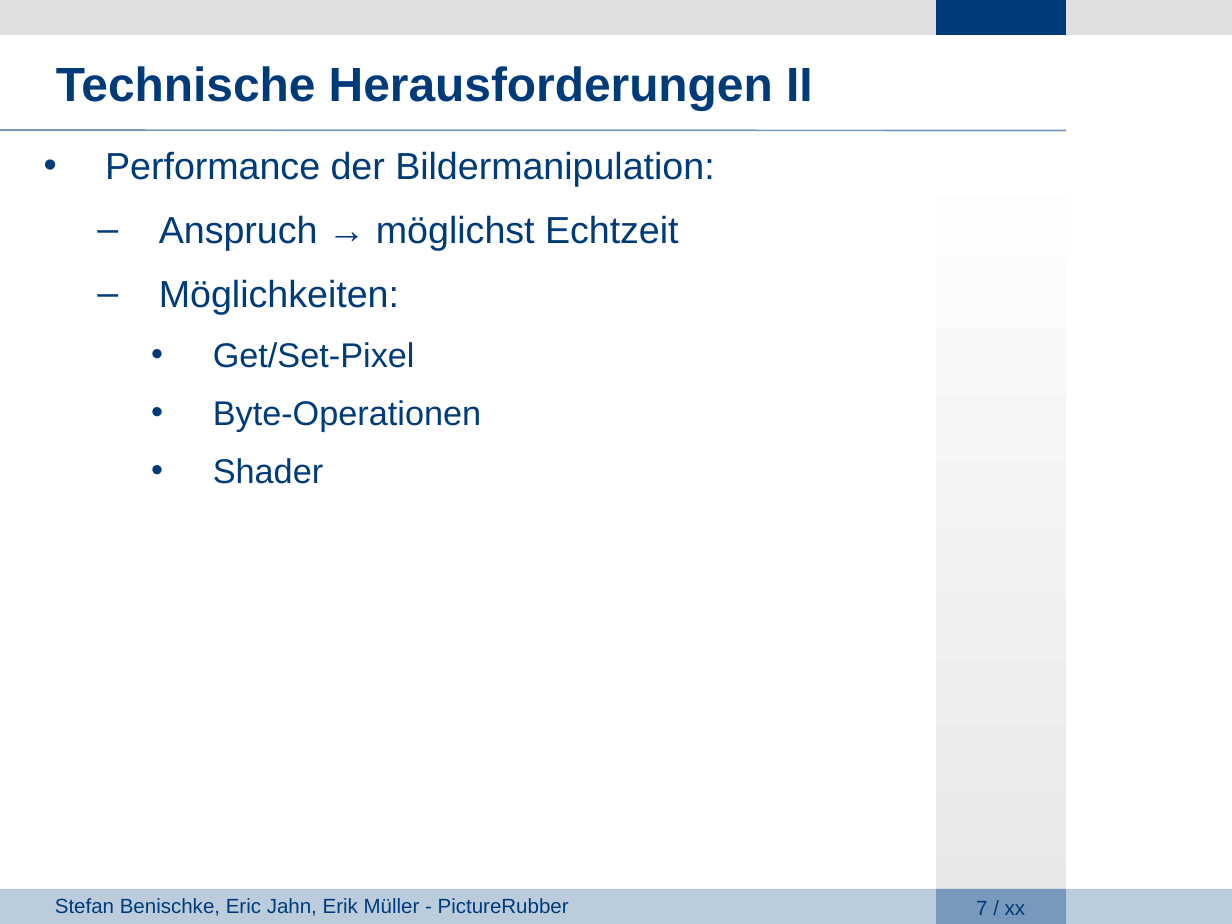
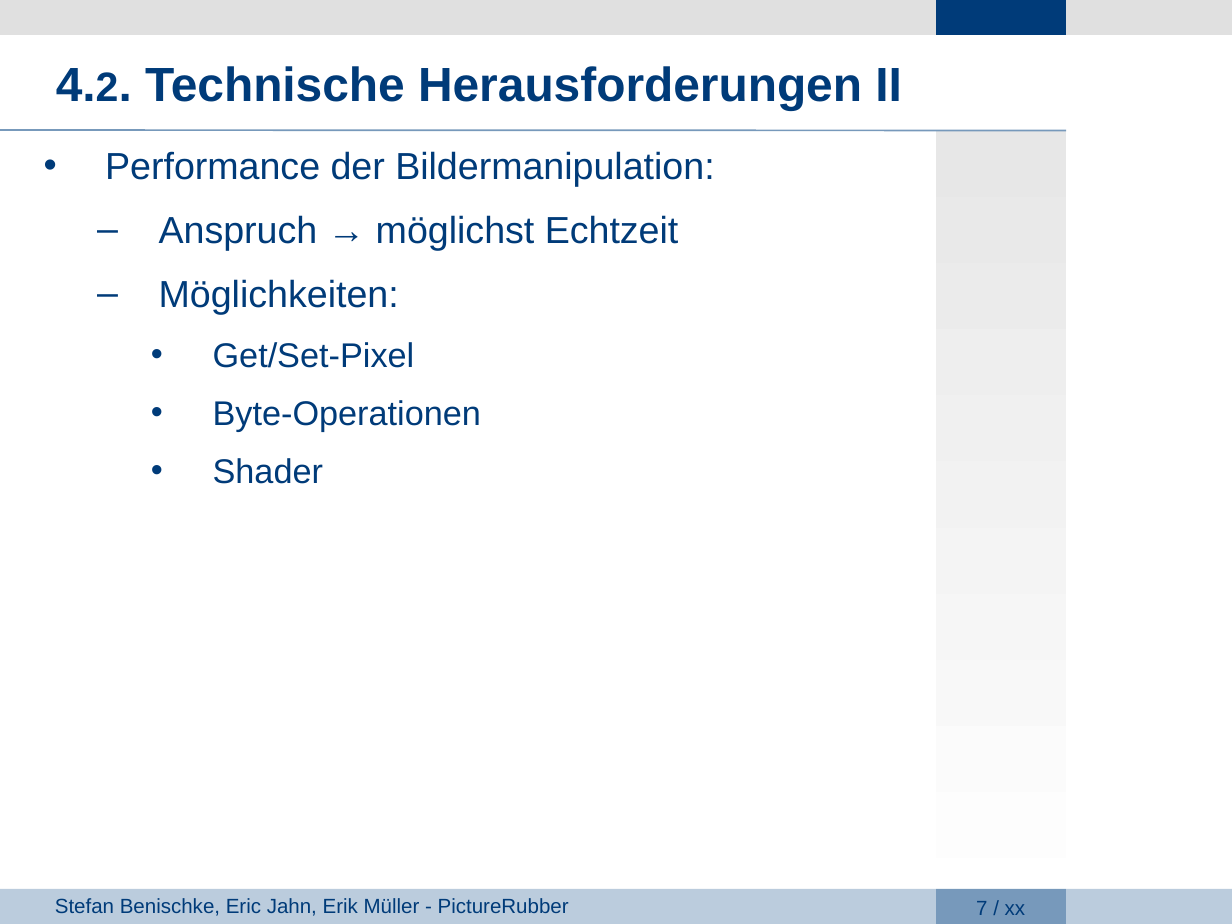
Before and after one commit to giuliarouge/picturerubber, a slide deck: slide 7 of Präsentation.ppt. Drawn at 1232x924 pixels with LibreOffice and Linux fonts; fonts in the diff are those of the drawing; background and template pictures are left out. Boxes give left, top, right and bottom in pixels: in the first picture for what was removed or moved away, otherwise in the second. Text is boxed around its words. In the diff, an @@ line names an element or a change of style, - is before the commit and + after.

```diff
--- a/Präsentation.ppt
+++ b/Präsentation.ppt
@@ text at box(56, 66, 902, 110): text changed @@
-Technische Herausforderungen II
+4.2. Technische Herausforderungen II
@@ text "Performance der Bildermanipulation:" at box(105, 151, 714, 484): indent changed @@
@@ rectangle at box(936, 131, 1066, 924): fill gradient #FFFFFF to #E7E7E7 to gradient #E7E7E7 to #FFFFFF @@
```
Also in this commit, not shown: 9 other slides changed.
